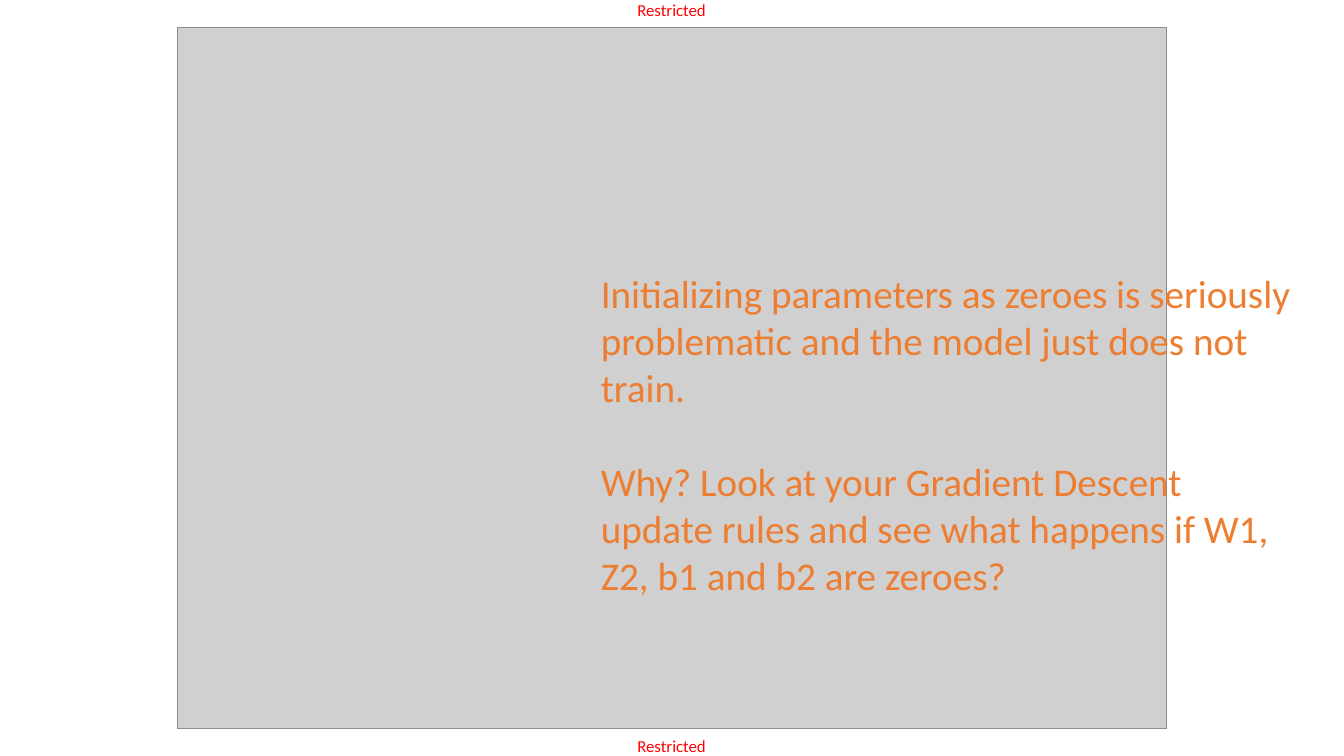
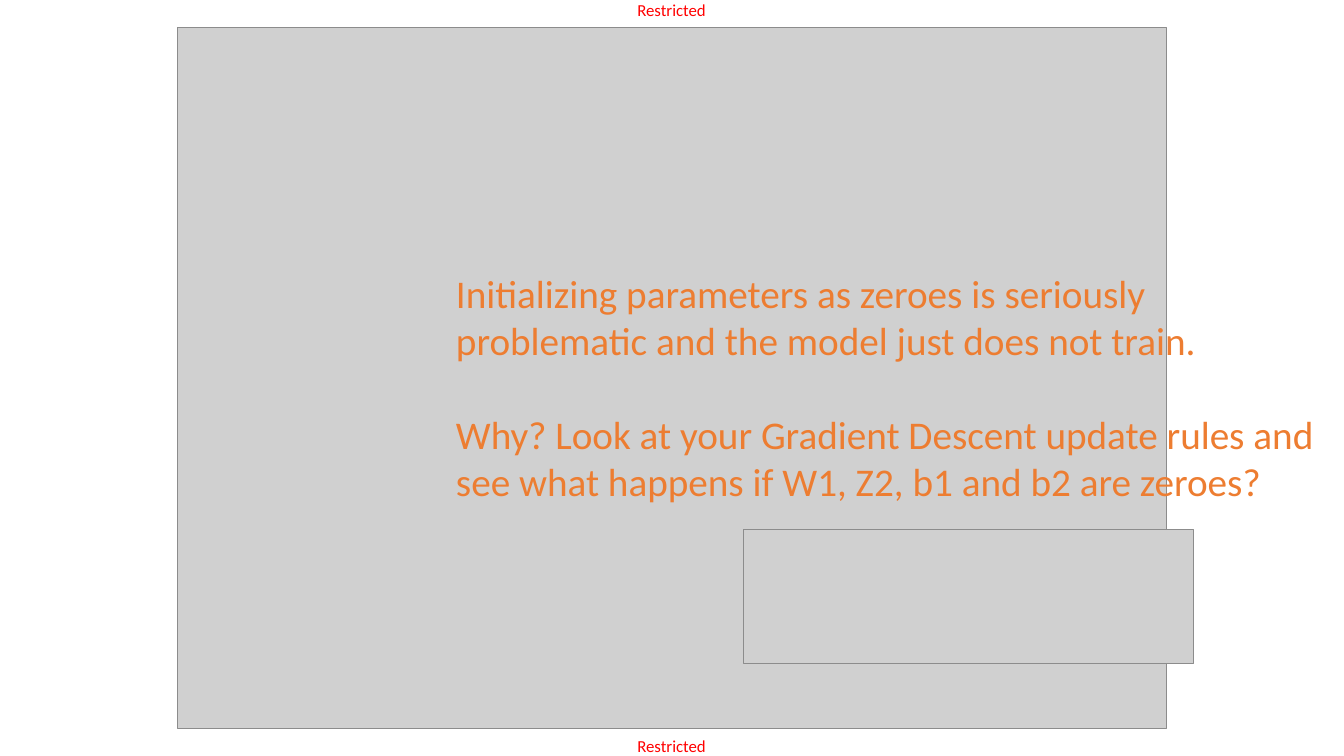
Before and after one commit to matthieudemari/SUTD_DL_50_039, a slide deck: slide 44 of W2/1. W2S1 final/W2S1.pptx. Drawn at 1344x756 pixels with LibreOffice and Linux fonts; fonts in the diff are those of the drawing; grey boxes stand for pictures. Boxes give left, top, right and bottom in pixels: in the first picture for what was removed or moved away, otherwise in the second. Text is boxed around its words. In the diff, an @@ line names an element or a change of style, - is before the commit and + after.

```diff
--- a/W2/1. W2S1 final/W2S1.pptx
+++ b/W2/1. W2S1 final/W2S1.pptx
@@ text "Initializing parameters as zeroes is ..." rewrapped from box(601, 275, 1290, 595) to box(456, 281, 1313, 506) @@
@@ picture added at box(744, 529, 1194, 663) @@
```
Also in this commit, not shown: 5 other slides changed, 5 other files.
